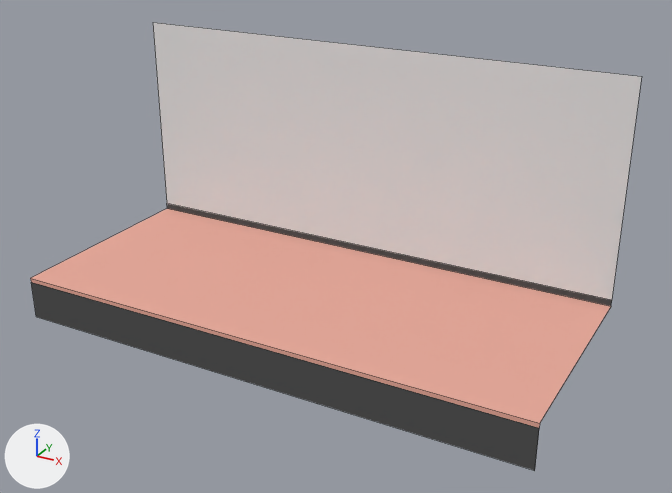
What one commit did to the Blender file Unity/LightController/Assets/Meshes/Stage.blend.
One viewpoint serves both versions: a 50 mm camera at (9.43, -13.53, 9.24) aimed at (0.63, 2.47, 1.24). Arrows for +X, +Y and +Z are at lower left; the lights stay in place. Mesh edges are drawn as thin lines.
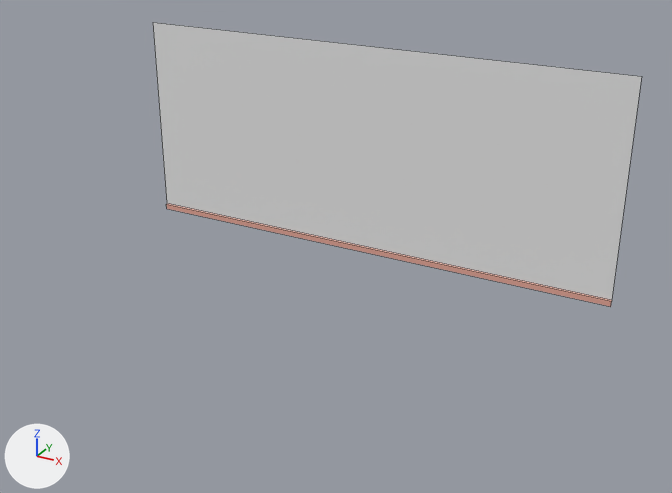
The newer file is also turned or shifted as a whole; pictures and numbers use the older file's frame.

The change, as a diff of the scene's bpy script:
```diff
--- a/Unity/LightController/Assets/Meshes/Stage.blend.py
+++ b/Unity/LightController/Assets/Meshes/Stage.blend.py
@@ me_plane @@
 # used by ob_plane; location = (0.0, 0.0, 0.0)
 # verts and faces of me_plane; kept vertices keep their numbers, new ones are numbered from 12
 # before: 0 (-6.0, 5.0, 0.0) at pixel (167, 208), 1 (-6.0, 0.0, 0.0) at pixel (30, 278), 2 (6.0, 5.0, 0.0) at pixel (611, 306), 3 (6.0, 0.0, 0.0) at pixel (539, 423), 4 (-6.0, 0.0, -1.0) at pixel (36, 316)
 # before: 5 (6.0, 0.0, -1.0) at pixel (534, 470), 8 (-6.0, 0.0, -0.1) at pixel (31, 282), 9 (6.0, 0.0, -0.1) at pixel (539, 428)
-me_plane.from_pydata(...)  # 12 vertices, 5 faces; spans x -6.0..6.0, y 0.0..5.0, z -1.0..5.0
+me_plane.from_pydata(...)  # 8 vertices, 3 faces; spans x -6.0..6.0, y 4.98..5.0, z 0.0..5.0
+# me_plane part 1
+delete_vertices([1, 3, 4, 5, 8, 9])  # with the faces that use them
+verts[0] = (-6.0, 4.98, 0.13)  # moved, pixel (166, 204)
+verts[2] = (6.0, 4.98, 0.13)  # moved, pixel (611, 301)
+verts[12] = (-6.0, 4.98, 0.0)  # pixel (166, 208)
+verts[13] = (6.0, 4.98, 0.0)  # pixel (610, 306)
+faces += [(0, 12, 13, 2)]  # mat_wood (pink #e7aa9c)
+# me_plane part 2: 1 face spanning x -6.0..6.0, y 4.98..5.0, z 0.13..0.15 switches from mat_meatal (dark grey #555555) to mat_wood (pink #e7aa9c)
 me_plane.materials.append(mat_wood)
 me_plane.materials.append(mat_wall)
-me_plane.materials.append(mat_meatal)  # dark grey #555555
```

Where the change shows, as pixel boxes [x1, y1, x2, y2] in the pictures (672 x 493 px):
'Plane', reshaped (20% narrower, 37% shorter)
    before: [31, 23, 642, 471]
    after: [153, 23, 642, 307]
part 1 of me_plane, cut back
    before: [31, 209, 611, 471]
    after: [166, 204, 612, 307]
part 2 of me_plane, recoloured
    before: [167, 204, 612, 306]
    after: [168, 204, 612, 301]
